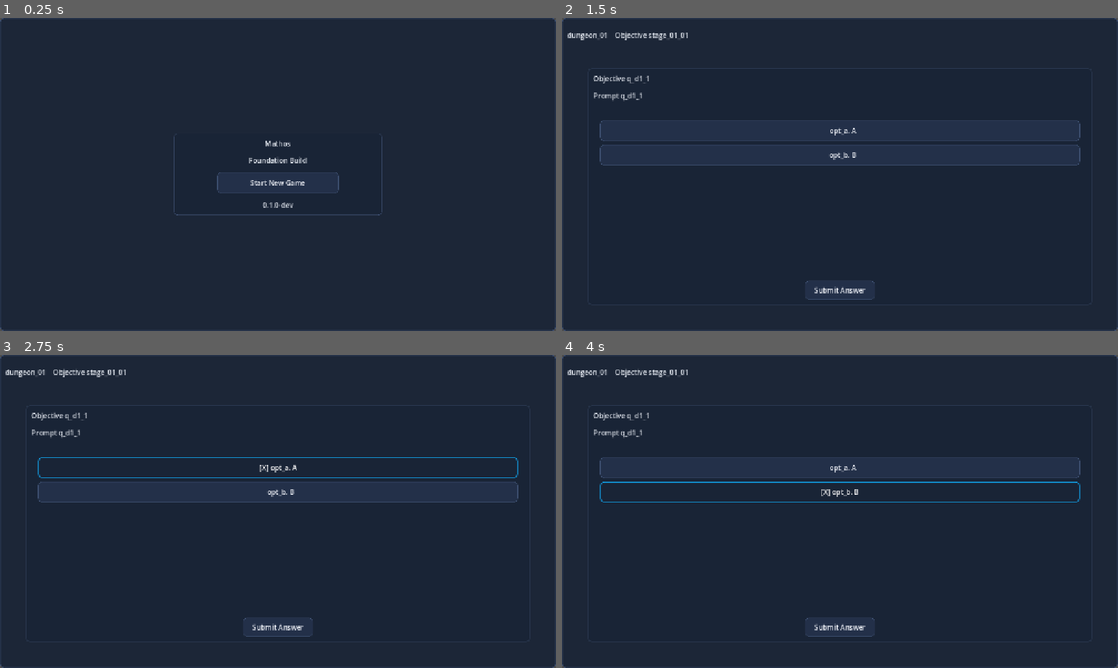
Above: before the commit, frames 1-4 (two rows, left to right).
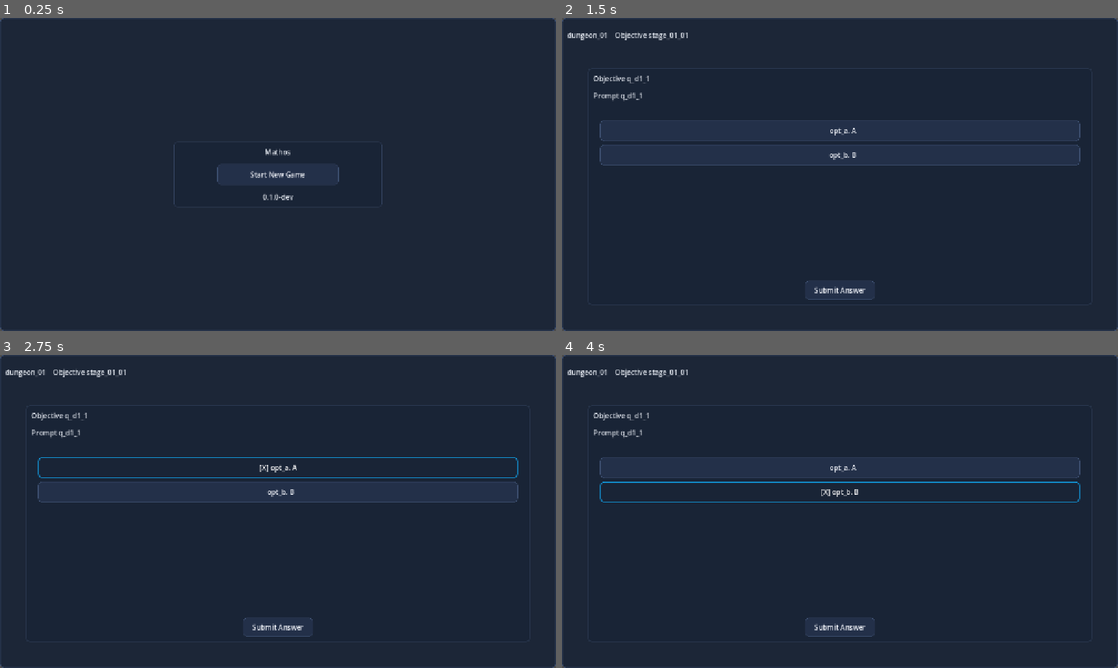
Above: after the commit, the same moments.

Repository: vanthanhcampus57-dev/Mathos
Game: Godot game, scene res://src/app/app_root.tscn
The game is run twice, just before and just after one commit, with the same random seed, the same clock (stepped at 60 frames per second) and the same inputs.
Inputs:
- Up to frame 1 (0.25 s): no input
- Up to frame 2 (1.5 s): click "Start New Game" at 0.5 s; click "Start Puzzle" at 1.25 s
- Up to frame 3 (2.75 s): click "opt_a. A" at 2 s
- Up to frame 4 (4 s): click "[X] opt_a. A" at 2.75 s; click "opt_b. B" at 3.5 s

The runs differ from the first frame. In frame 1, 0.9% of the frame differs, in the area x 31-69%, y 36-64%; in frame 2, less than 0.1%; in frame 3, less than 0.1%; in frame 4, less than 0.1%.

Commit message:
fix(ui): remove prototype Foundation Build subtitle copy from Entry screen

Diff:
--- a/src/app/app_root.tscn
+++ b/src/app/app_root.tscn
@@ -42,12 +42,6 @@
 text = "Mathos"
 horizontal_alignment = 1
 
-[node name="SubtitleLabel" type="Label" parent="BootstrapUI/MarginContainer/VBoxContainer"]
-layout_mode = 2
-theme_override_font_sizes/font_size = 24
-text = "Foundation Build"
-horizontal_alignment = 1
-
 [node name="VersionLabel" type="Label" parent="BootstrapUI/MarginContainer/VBoxContainer"]
 layout_mode = 2
 theme_override_font_sizes/font_size = 16
--- a/src/ui/stage/stage_presentation_shell.tscn
+++ b/src/ui/stage/stage_presentation_shell.tscn
@@ -71,12 +71,6 @@
 text = "Mathos"
 horizontal_alignment = 1
 
-[node name="SubtitleLabel" type="Label" parent="VBoxContainer/MainBody/StartGameContainer/VBoxContainer"]
-layout_mode = 2
-theme_type_variation = &"MathosSubtitle"
-text = "Foundation Build"
-horizontal_alignment = 1
-
 [node name="ContinueButton" type="Button" parent="VBoxContainer/MainBody/StartGameContainer/VBoxContainer"]
 visible = false
 custom_minimum_size = Vector2(280, 48)
